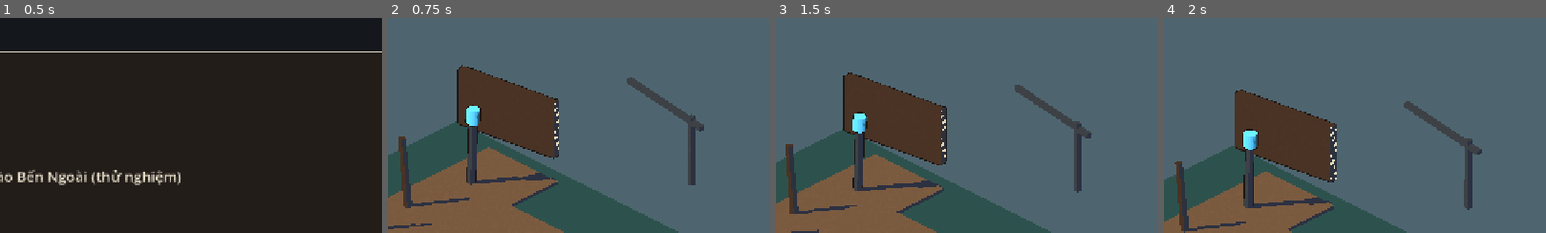
Above: before the commit, frames 1-4 (left to right).
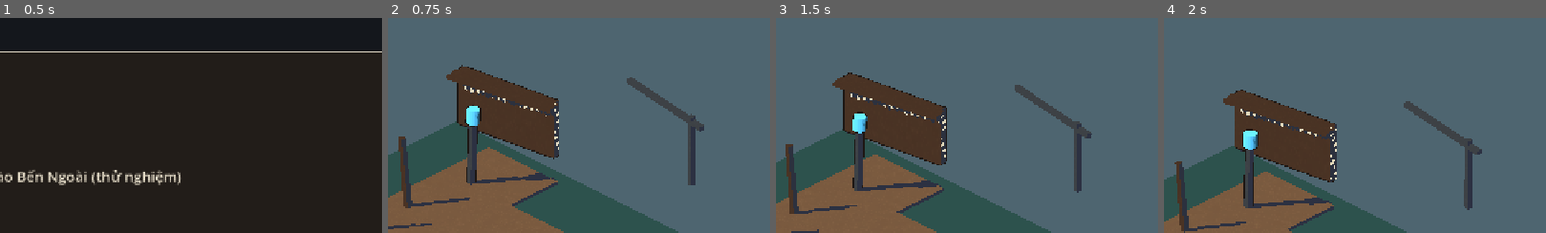
Above: after the commit, the same moments.

Repository: hieuphung41/game-shit
Game: Godot game, scene res://src/boot/boot.tscn
Same seed, same stepped clock (60 frames per second), same inputs: the game is played once before the commit and once after it.
Inputs (mouse positions are % of the whole screen's width and height, from its top left):
- Up to frame 1 (0.5 s): no input
- Up to frame 2 (0.75 s): click "Vào Bến Ngoài (thử nghiệm)" at 0.5 s
- Up to frame 3 (1.5 s): tap Enter at 1.25 s; drag from (11, 80) to (60, 28) at 1.27 s
- Up to frame 4 (2 s): no input
The pictures show only the part of the screen within x 39-89%, y 4-54%; the shares and areas given below are measured in that part.

Frame 1 is identical in both runs. In frame 2, 0.5% of the frame differs, in the area x 15-45%, y 24-46%; in frame 3, 0.5%, in the area x 14-44%, y 27-50%; in frame 4, 0.5%.

Commit message:
TASK-20261105-68: Chụp ảnh khu A cho review + art-director chấm greybox thật (không chỉ cảnh look-dev)
Đã sửa WC-01/WC-02 cho Bến Ngoài bằng material override nội bộ và eave tạo dải bóng cho TaxWall.

Studio-Card: TASK-20261105-68
Studio-Agent: technical-artist

Diff:
--- a/game/src/world/zone_a_outer_pier.tscn
+++ b/game/src/world/zone_a_outer_pier.tscn
@@ -31,14 +31,25 @@
 shader_parameter/albedo_color = Color(0.290196, 0.203922, 0.14902, 1)
 shader_parameter/shadow_indigo = Color(0.172549, 0.192157, 0.258824, 1)
 shader_parameter/paper_grain_enabled = true
-shader_parameter/paper_grain_strength = 0.04
-shader_parameter/paper_fiber_scale = 14.0
-shader_parameter/paper_speckle_density = 7.0
+shader_parameter/paper_grain_strength = 0.05
+shader_parameter/paper_fiber_scale = 8.0
+shader_parameter/paper_speckle_density = 4.0
 shader_parameter/hatch_enabled = true
 shader_parameter/hatch_density = 2.6
 shader_parameter/hatch_line_width = 0.22
 shader_parameter/hatch_strength = 0.9
 shader_parameter/hatch_gouge_colour = Color(0.92549, 0.890196, 0.811765, 1)
+
+[sub_resource type="ShaderMaterial" id="WoodBroadPrint"]
+resource_name = "toon_env_wood_broad_print"
+shader = ExtResource("10_toon")
+shader_parameter/albedo_color = Color(0.482353, 0.356863, 0.25098, 1)
+shader_parameter/shadow_indigo = Color(0.172549, 0.192157, 0.258824, 1)
+shader_parameter/paper_grain_enabled = true
+shader_parameter/paper_grain_strength = 0.05
+shader_parameter/paper_fiber_scale = 8.0
+shader_parameter/paper_speckle_density = 4.0
+shader_parameter/hatch_enabled = false
 
 [sub_resource type="ShaderMaterial" id="IronLandmark"]
 resource_name = "toon_env_iron_landmark"
@@ -97,6 +108,9 @@
 [sub_resource type="BoxMesh" id="WallMesh"]
 size = Vector3(5.5, 2.9, 0.4)
 
+[sub_resource type="BoxMesh" id="WallEaveMesh"]
+size = Vector3(5.78, 0.18, 0.72)
+
 [sub_resource type="PlaneMesh" id="WaterMesh"]
 size = Vector2(20, 16)
 
@@ -132,12 +146,12 @@
 
 [node name="PierDeck" type="MeshInstance3D" parent="."]
 mesh = SubResource("DeckMesh")
-material_override = ExtResource("2_wood")
+material_override = SubResource("WoodBroadPrint")
 
 [node name="ExtractPierA" type="MeshInstance3D" parent="."]
 position = Vector3(-4.75, 0, -5.1)
 mesh = SubResource("PierMesh")
-material_override = ExtResource("2_wood")
+material_override = SubResource("WoodBroadPrint")
 
 [node name="DispatchDesk" type="Node3D" parent="."]
 position = Vector3(1.45, 0, 1.55)
@@ -219,7 +233,7 @@
 
 [node name="WalkableDeck" type="MeshInstance3D" parent="RouteToB"]
 mesh = SubResource("RouteMesh")
-material_override = ExtResource("2_wood")
+material_override = SubResource("WoodBroadPrint")
 
 [node name="RopeGuide" type="MeshInstance3D" parent="RouteToB"]
 position = Vector3(0, 0.34, 1.0)
@@ -252,10 +266,16 @@
 mesh = SubResource("WallMesh")
 material_override = SubResource("WoodDarkHatchPriority")
 
+[node name="TaxWallEave" type="MeshInstance3D" parent="SilhouetteE/TaxWall"]
+position = Vector3(0, 1.32, 0.48)
+rotation_degrees = Vector3(0, 2, 0)
+mesh = SubResource("WallEaveMesh")
+material_override = ExtResource("3_wood_dark")
+
 [node name="ProbeZoneABackground" type="Marker3D" parent="." groups=["zone_a_lookdev_probe"]]
 position = Vector3(-14.47, 7.75, 6.74)
 metadata/role = "background"
-metadata/expected_hex = "#4E656F"
+metadata/expected_hex = "#4E6570"
 metadata/tolerance = 5.0
 
 [node name="ProbeZoneADeckLight" type="Marker3D" parent="." groups=["zone_a_lookdev_probe"]]
--- a/game/tests/unit/test_world_zone_a_outer_pier.gd
+++ b/game/tests/unit/test_world_zone_a_outer_pier.gd
@@ -70,7 +70,7 @@
 			t.ok(bool(world.call("_probe_surface_is_visible", camera, probe)), "%s is not hidden by a nearer mesh" % probe_name)
 	var background_probe := world.get_node_or_null("ProbeZoneABackground") as Marker3D
 	if background_probe != null:
-		t.eq(background_probe.get_meta("expected_hex"), "#4E656F", "Zone A background probe locks sea_bluegrey")
+		t.eq(background_probe.get_meta("expected_hex"), "#4E6570", "Zone A background probe locks sea_bluegrey")
 	var shadow_probe := world.get_node_or_null("ProbeZoneADeckShadow") as Marker3D
 	if shadow_probe != null:
 		t.eq(shadow_probe.get_meta("surface_path"), "ExtractPierA", "Zone A shadow probe samples the visible extract floor")
@@ -93,12 +93,29 @@
 	await t.tree.process_frame
 	var desk := world.get_node_or_null("DispatchDesk/DeskTop") as MeshInstance3D
 	var desk_material := desk.material_override as ShaderMaterial if desk != null else null
+	var deck := world.get_node_or_null("PierDeck") as MeshInstance3D
+	var deck_material := deck.material_override as ShaderMaterial if deck != null else null
+	t.ok(deck_material != null, "The broad pier deck uses a printed world material")
+	if deck_material != null:
+		t.eq(deck_material.get_shader_parameter("paper_grain_enabled"), true, "Pier deck keeps world-space paper grain")
+		t.eq(deck_material.get_shader_parameter("paper_grain_strength"), 0.05, "Pier deck visibly modulates its broad lit face by five percent")
+		t.eq(deck_material.get_shader_parameter("paper_fiber_scale"), 8.0, "Pier deck uses broad fibres readable at game scale")
 	t.ok(desk_material != null, "Dispatch desk uses the matte toon material")
 	if desk_material != null:
 		t.eq(desk_material.get_shader_parameter("paper_grain_enabled"), true, "Dispatch desk keeps world-space paper grain")
+		t.eq(desk_material.get_shader_parameter("paper_grain_strength"), 0.05, "Dispatch desk keeps the five percent printed modulation")
 		t.eq(desk_material.get_shader_parameter("hatch_enabled"), true, "Dispatch desk carries sparse shadow gouges")
 		t.eq(desk_material.get_shader_parameter("hatch_density"), 2.6, "Dispatch desk gouges remain spaced for a phone frame")
 		t.ok(desk_material.next_pass is ShaderMaterial, "Dispatch desk uses the priority ink outline")
+	var tax_wall := world.get_node_or_null("SilhouetteE/TaxWall") as MeshInstance3D
+	var tax_wall_material := tax_wall.material_override as ShaderMaterial if tax_wall != null else null
+	t.ok(tax_wall_material != null, "Tax wall uses the shadow-gouge material")
+	if tax_wall_material != null:
+		t.eq(tax_wall_material.get_shader_parameter("paper_grain_strength"), 0.05, "Tax wall preserves visible paper grain")
+		t.eq(tax_wall_material.get_shader_parameter("hatch_enabled"), true, "Tax wall restricts pale gouges to its indigo shadow")
+		var gouge_colour := tax_wall_material.get_shader_parameter("hatch_gouge_colour") as Color
+		t.eq(gouge_colour.to_html(false).to_upper(), "ECE3CF", "Tax wall gouges lift only the dark shadow band with paper colour")
+	t.ok(world.get_node_or_null("SilhouetteE/TaxWall/TaxWallEave") is MeshInstance3D, "Tax wall eave casts the broad shadow band for gouges")
 	var beacon_stem := world.get_node_or_null("BeaconA/BeaconStem") as MeshInstance3D
 	var beacon_lantern := world.get_node_or_null("BeaconA/BeaconLantern") as MeshInstance3D
 	t.ok(beacon_stem != null and beacon_stem.material_override is ShaderMaterial, "Beacon stem uses matte inked world material")
Not shown: 1 places in game/src/world/zone_a_outer_pier.tscn that only renumber resources
